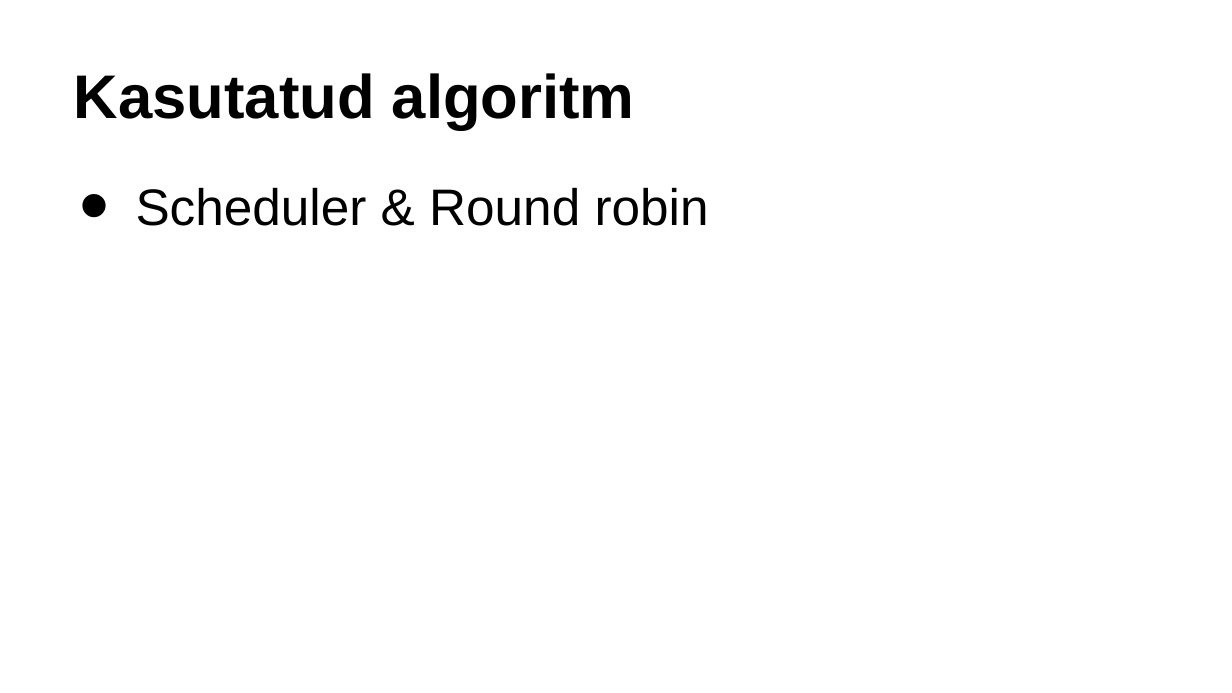
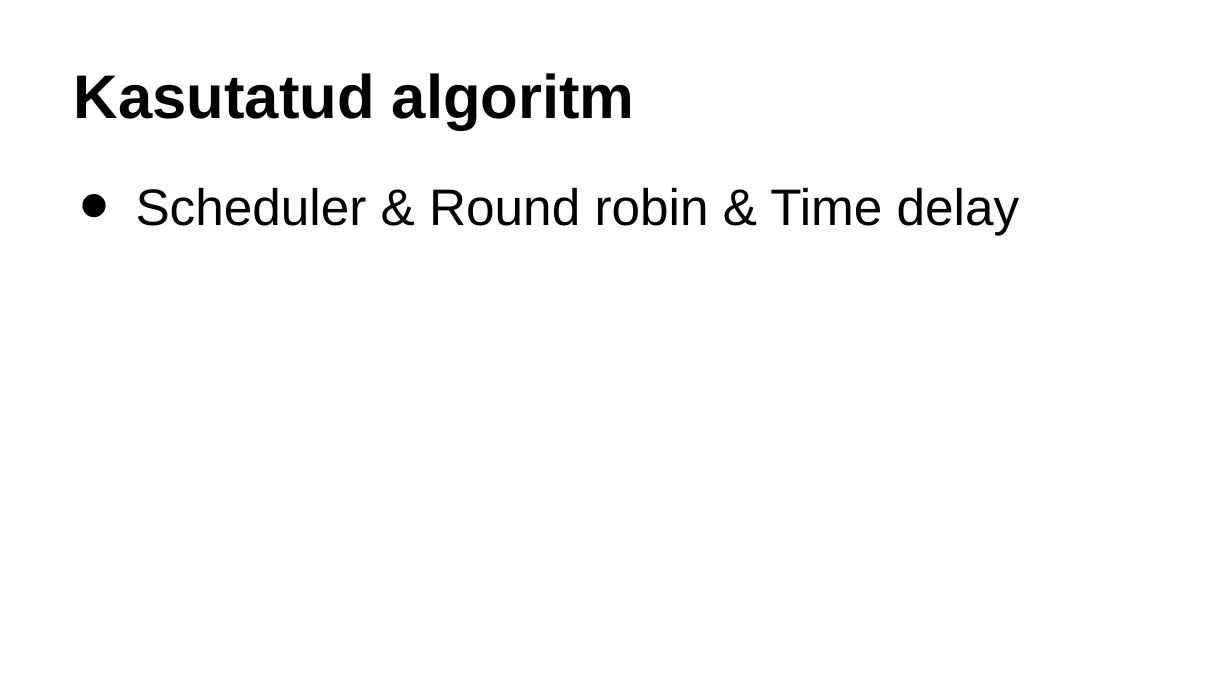
Before and after one commit to mxrguspxrt/school, a slide deck: slide 4 of embed_systems/ristmik/Esitlus.pptx. Drawn at 1232x693 pixels with LibreOffice and Linux fonts; fonts in the diff are those of the drawing. Boxes give left, top, right and bottom in pixels: in the first picture for what was removed or moved away, otherwise in the second. Text is boxed around its words. In the diff, an @@ line names an element or a change of style, - is before the commit and + after.

```diff
--- a/embed_systems/ristmik/Esitlus.pptx
+++ b/embed_systems/ristmik/Esitlus.pptx
@@ text at [136,187,1020,235]: text changed @@
-• Scheduler & Round robin
+• Scheduler & Round robin & Time delay
```
Also in this commit, not shown: 1 other slide changed, 1 other file.
